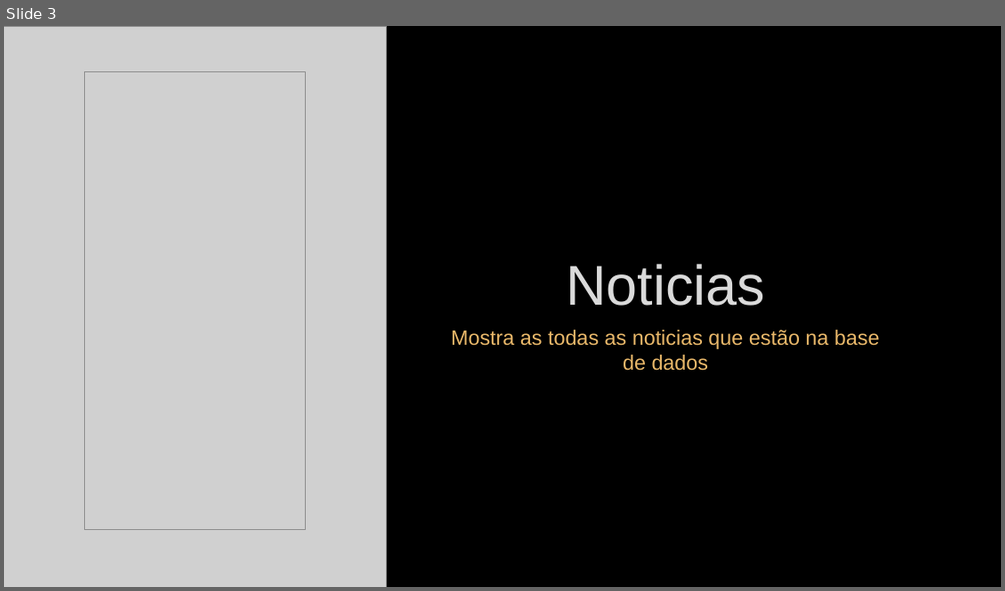
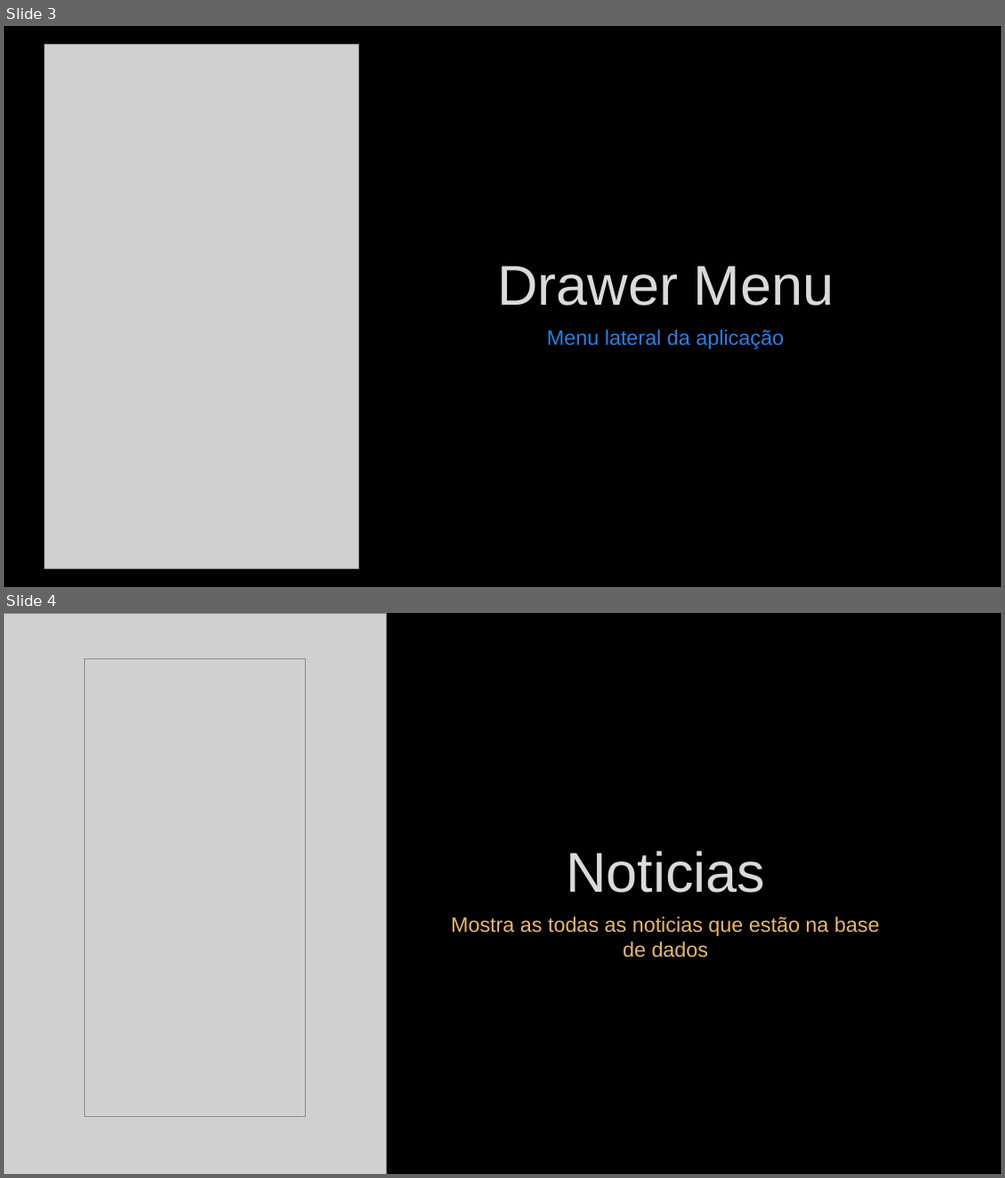
Before and after one commit to lodyny/ProjetoCM, a slide deck: Documentação/App_CM_Fase 2.pptx. Shown one above the other, each under a label of ours: slide 3 before the commit, slides 3 and 4 after it. The pictures are 1005x591 and 1005x1178 pixels, drawn with LibreOffice and Linux fonts; fonts in the diff are those of the drawing; grey boxes stand for pictures; background and template pictures are left out. Boxes give left, top, right and bottom in pixels: in the first picture for what was removed or moved away, otherwise in the second. Text is boxed around its words. In the diff, an @@ line names an element or a change of style, - is before the commit and + after.

```diff
--- a/Documentação/App_CM_Fase 2.pptx
+++ b/Documentação/App_CM_Fase 2.pptx
@@ slide 3 added at box(4, 26, 1001, 587), background picture (left out) @@
@@ picture added at box(44, 45, 358, 569) @@
@@ title added at box(497, 265, 834, 305), 54 pt, text #DADADA @@
+Drawer Menu
@@ text added at box(547, 329, 784, 349), 20 pt, text #2880E5 @@
+Menu lateral da aplicação
@@ what was slide 3 is now slide 4 @@
```
Also in this commit, not shown: 6 slides changed, 1 other slide added, 1 other file.
